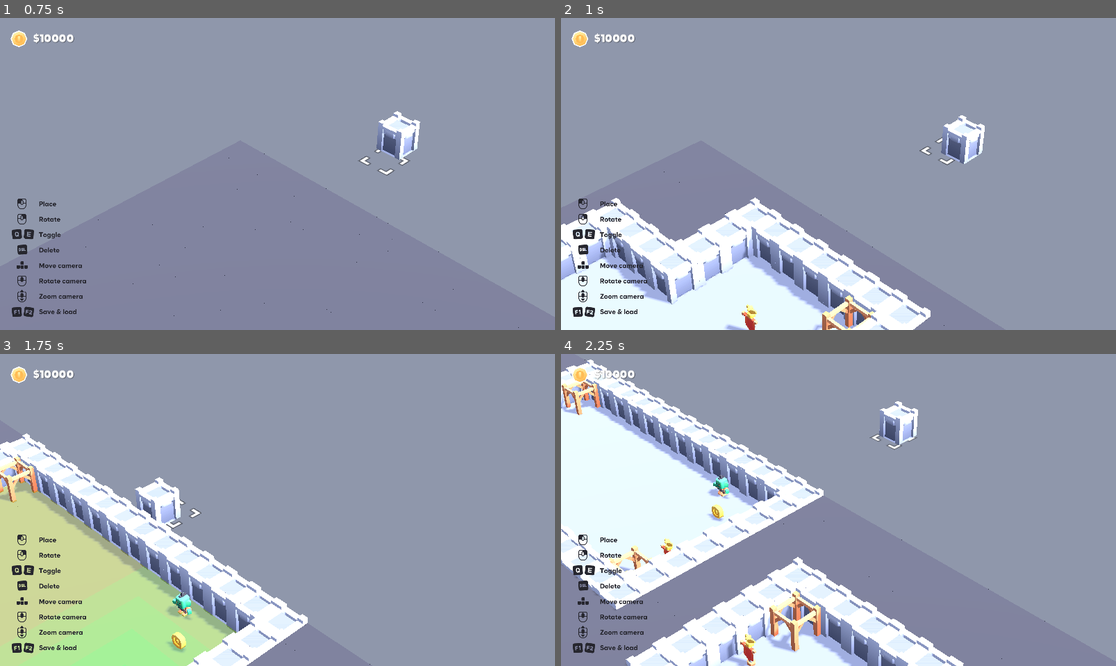
Above: before the commit, frames 1-4 (two rows, left to right).
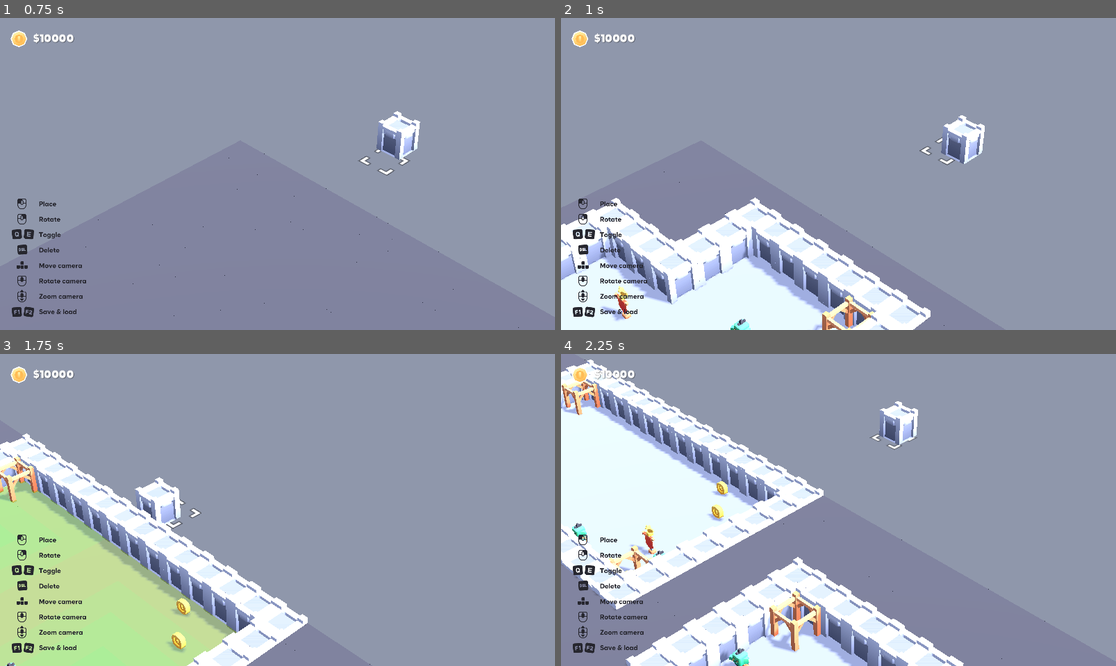
Above: after the commit, the same moments.

Repository: ufjf-gamelab/pcglab3d
Game: Godot game, scene res://scenes/main.tscn
Same seed, same stepped clock (60 frames per second), same inputs: the game is played once before the commit and once after it.
Inputs (mouse positions are in pixels of both pictures, inside the frame that each line leads up to):
- Up to frame 1 (0.75 s): tap Enter at 0.5 s; move the mouse to (399, 158) at 0.52 s; hold D (move_right) from 0.53 s (still down); hold H (ca_generate_dungeon) from 0.53 s (still down)
- Up to frame 2 (1 s): keep holding D (move_right); keep holding H (ca_generate_dungeon); tap G (generate_dungeon) at 0.8 s
- Up to frame 3 (1.75 s): move the mouse to (166, 525) at 1.27 s; release D (move_right) at 1.28 s; release H (ca_generate_dungeon) at 1.28 s; hold S (move_back) from 1.28 s (still down); tap G (generate_dungeon) at 1.35 s; tap 3 (show_banners_heatmaps) at 1.55 s
- Up to frame 4 (2.25 s): move the mouse to (894, 441) at 2.02 s; release S (move_back) at 2.03 s; hold D (move_right) from 2.03 s (still down); hold 3 (show_banners_heatmaps) from 2.03 s (still down)

Frame 1 is identical in both runs. In frame 2, 0.4% of the frame differs, in the area x 7-36%, y 85-100%; in frame 3, 0.4%; in frame 4, 0.9%, in the area x 2-36%, y 38-100%.

Commit message:
feat: adiciona salas com mais de um elemento do mesmo tipo e cria  botão de recalculo de heatmaps

Diff:
--- a/project.godot
+++ b/project.godot
@@ -150,6 +150,11 @@
 "events": [Object(InputEventKey,"resource_local_to_scene":false,"resource_name":"","device":-1,"window_id":0,"alt_press …(192 unchanged characters)…
 ]
 }
+recalculate_heatmaps={
+"deadzone": 0.2,
+"events": [Object(InputEventKey,"resource_local_to_scene":false,"resource_name":"","device":-1,"window_id":0,"alt_pressed":false,"shift_pressed":false,"ctrl_pressed":false,"meta_pressed":false,"pressed":false,"keycode":0,"physical_keycode":82,"key_label":0,"unicode":114,"location":0,"echo":false,"script":null)
+]
+}
 
 [layer_names]
 
--- a/scripts/ca_dungeon_generator.gd
+++ b/scripts/ca_dungeon_generator.gd
@@ -23,10 +23,10 @@
 func generate_dungeon_ca(gridmap: GridMap, map_size: int = UGen.MAP_SIZE, room_count: int = UGen.ROOM_COUNT):
 	print("Gerando Dungeon...")
 	UGen.portal_links = {}
-	UGen.heatmaps["enemies"] = []
-	UGen.heatmaps["coins"] = []
-	UGen.heatmaps["banners"] = []
-	UGen.heatmaps["combined"] = []
+	UHeat.heatmaps["enemies"] = []
+	UHeat.heatmaps["coins"] = []
+	UHeat.heatmaps["banners"] = []
+	UHeat.heatmaps["combined"] = []
 
 	# Limpa as salas existentes
 	UGen.rooms.clear()
--- a/scripts/dungeon_generator.gd
+++ b/scripts/dungeon_generator.gd
@@ -30,10 +30,10 @@
 func generate_dungeon(gridmap: GridMap, map_size: int = UGen.MAP_SIZE, room_count: int = UGen.ROOM_COUNT):
 	print("Gerando Dungeon...")
 	UGen.portal_links = {}
-	UGen.heatmaps["enemies"] = []
-	UGen.heatmaps["coins"] = []
-	UGen.heatmaps["banners"] = []
-	UGen.heatmaps["combined"] = []
+	UHeat.heatmaps["enemies"] = []
+	UHeat.heatmaps["coins"] = []
+	UHeat.heatmaps["banners"] = []
+	UHeat.heatmaps["combined"] = []
 
 	# Limpa lista de salas
 	rect_rooms.clear()
--- a/scripts/main.gd
+++ b/scripts/main.gd
@@ -252,3 +252,7 @@
 	# Captura evento de exibir heatmap combinando influências
 	if event.is_action_pressed("show_combined_heatmaps"):
 		UHeat.toggle_combined_heatmaps(gridmap)
+
+	# Captura evento de exibir heatmap combinando influências
+	if event.is_action_pressed("recalculate_heatmaps"):
+		UHeat.recalculate_heatmaps(gridmap)
--- a/scripts/utils_dungeon_gen.gd
+++ b/scripts/utils_dungeon_gen.gd
@@ -24,11 +24,10 @@
 var firstPortal: Vector3i
 var lastPortal: Vector3i
 
-var heatmaps = {
-	"enemies": [],
-	"coins": [],
-	"banners": [],
-	"combined": []
+var room_elements_quantity = {
+	"enemies": 2,
+	"coins": 2,
+	"banners": 2
 }
 
 # Preenche o espaço todo do mapa com paredes sólidas
@@ -74,7 +73,7 @@
 	# Inicia true para spawnar player na primeira sala
 	var spawn_player = true
 	for room in UGen.rooms:
-		spawn_room_elements(gridmap, room, spawn_player)
+		spawn_room_elements(gridmap, room.duplicate(), spawn_player)
 		spawn_player = false
 	# Linka os dois últimos portais
 	UGen.portal_links[UGen.lastPortal] = UGen.firstPortal
@@ -122,43 +121,56 @@
 	available_spots.shuffle()
 
 	var last_coin_heat
-	# Posiciona a moeda no primeiro slot disponível
-	if available_spots.size() > 0:
-		var coin_pos = available_spots.pop_front()
-		gridmap.set_cell_item(coin_pos, UGen.COIN_ID)
-		# Cria heatmap da moeda
-		var heat = UHeat.create_heatmap_bfs(gridmap, coin_pos, true, "coins")
-		# Adiciona na lista de heatmaps de moedas
-		UGen.heatmaps["coins"].append(heat)
-		last_coin_heat = heat
+	var coins_heats = []
+	for _n in range(room_elements_quantity["coins"]):
+		# Posiciona a moeda no primeiro slot disponível
+		if available_spots.size() > 0:
+			var coin_pos = available_spots.pop_front()
+			gridmap.set_cell_item(coin_pos, UGen.COIN_ID)
+			# Cria heatmap da moeda
+			var heat = UHeat.create_heatmap_bfs(gridmap, coin_pos, true, "coins")
+			# Adiciona na lista de heatmaps de moedas
+			last_coin_heat = heat
+			coins_heats.append(last_coin_heat)
+	# Cria heatmap combinado de moedas da sala
+	var combined_coins_heat = UHeat.create_same_element_type_combined_heatmap(coins_heats)
+	UHeat.heatmaps["coins"].append(combined_coins_heat)
 
 	var last_enemy_heat
-	# Posiciona o NPC no próximo slot disponível
-	if available_spots.size() > 0:
-		var npc_pos = available_spots.pop_front()
-		gridmap.set_cell_item(npc_pos, UGen.NPC_ID)
-		# Cria heatmap do inimigo
-		var heat = UHeat.create_heatmap_bfs(gridmap, npc_pos, false, "enemies")
-		# Adiciona na lista de heatmaps de inimigos
-		UGen.heatmaps["enemies"].append(heat)
-		last_enemy_heat = heat
+	var enemies_heats = []
+	for _n in range(room_elements_quantity["enemies"]):
+		# Posiciona o NPC no próximo slot disponível
+		if available_spots.size() > 0:
+			var npc_pos = available_spots.pop_front()
+			gridmap.set_cell_item(npc_pos, UGen.NPC_ID)
+			# Cria heatmap do inimigo
+			var heat = UHeat.create_heatmap_bfs(gridmap, npc_pos, false, "enemies")
+			# Adiciona na lista de heatmaps de inimigos
+			last_enemy_heat = heat
+			enemies_heats.append(last_enemy_heat)
+	# Cria heatmap combinado de inimigos da sala
+	var combined_enemies_heat = UHeat.create_same_element_type_combined_heatmap(enemies_heats)
+	UHeat.heatmaps["enemies"].append(combined_enemies_heat)
 
 	var last_banner_heat
-	# Posiciona o estandarte no próximo slot disponível
-	if available_spots.size() > 0:
-		var banner_pos = available_spots.pop_front()
-		gridmap.set_cell_item(banner_pos, UGen.BANNER_ID)
-		# Cria heatmap do estandarte
-		var heat = UHeat.create_heatmap_bfs(gridmap, banner_pos, true, "banners")
-		# Adiciona na lista de heatmaps de estandartes
-		UGen.heatmaps["banners"].append(heat)
-		last_banner_heat = heat
+	var banners_heats = []
+	for _n in range(room_elements_quantity["banners"]):
+		# Posiciona o estandarte no próximo slot disponível
+		if available_spots.size() > 0:
+			var banner_pos = available_spots.pop_front()
+			gridmap.set_cell_item(banner_pos, UGen.BANNER_ID)
+			# Cria heatmap do estandarte
+			var heat = UHeat.create_heatmap_bfs(gridmap, banner_pos, true, "banners")
+			# Adiciona na lista de heatmaps de estandartes
+			last_banner_heat = heat
+			banners_heats.append(last_banner_heat)
+	# Cria heatmap combinado de banners da sala
+	var combined_banners_heat = UHeat.create_same_element_type_combined_heatmap(banners_heats)
+	UHeat.heatmaps["banners"].append(combined_banners_heat)
 
-	#var last_banner_heat = UGen.heatmaps["banners"][len(UGen.heatmaps["banners"]) - 1]
-	#var last_enemy_heat = UGen.heatmaps["enemies"][len(UGen.heatmaps["enemies"]) - 1]
-	#var last_coin_heat = UGen.heatmaps["coins"][len(UGen.heatmaps["coins"]) - 1]
-	var combined_heat = UHeat.create_combined_heatmap(last_banner_heat, last_enemy_heat, last_coin_heat)
-	UGen.heatmaps["combined"].append(combined_heat)
+	# Cria heatmap combinado de todos os elementos de uma sala
+	var combined_heat = UHeat.create_combined_heatmap(combined_banners_heat, combined_enemies_heat, combined_coins_heat)
+	UHeat.heatmaps["combined"].append(combined_heat)
 
 	# Posiciona o spawn do player se for nesta sala
 	if spawn_player and available_spots.size() > 0:
--- a/scripts/utils_heatmap.gd
+++ b/scripts/utils_heatmap.gd
@@ -19,10 +19,27 @@
 	"banners": 5,
 }
 
+var heatmaps = {
+	"enemies": [],
+	"coins": [],
+	"banners": [],
+	"combined": []
+}
+
 var enemy_heatmap_visible := false
 var coin_heatmap_visible := false
 var banner_heatmap_visible := false
 var combined_heatmap_visible := false
+
+func create_same_element_type_combined_heatmap(type_heatmaps):
+	var combined_type_heat = {}
+	for heat in type_heatmaps:
+		for cell in heat.keys():
+			if combined_type_heat.has(cell):
+				combined_type_heat[cell] += heat[cell]
+			else:
+				combined_type_heat[cell] = heat[cell]
+	return combined_type_heat
 
 func create_heatmap_bfs(gridmap: GridMap, start_cell: Vector3i, positive_influence: bool, element: String):
 	# Estruturas para o BFS
@@ -60,19 +77,19 @@
 	return heatmap
 
 # Cria heatmap combinando elementos da sala
-func create_combined_heatmap(last_banner_heat, last_enemy_heat, last_coin_heat):
+func create_combined_heatmap(banners_heat, enemies_heat, coins_heat):
 	var combined_heat = {}
 
-	for key in last_coin_heat.keys():
-		combined_heat[key] = last_banner_heat[key] + last_enemy_heat[key] + last_coin_heat[key]
+	for key in coins_heat.keys():
+		combined_heat[key] = banners_heat[key] + enemies_heat[key] + coins_heat[key]
 
 	return combined_heat
 
-func show_heatmaps(gridmap: GridMap, heatmaps, cell_size := 1.0):
+func show_heatmaps(gridmap: GridMap, element_heatmaps, cell_size := 1.0):
 	var total_instances := 0
 	var global_max := 0
 	var global_min := 10000
-	for heatmap in heatmaps:
+	for heatmap in element_heatmaps:
 		total_instances += heatmap.size()
 		for value in heatmap.values():
 			global_max = max(global_max, value)
@@ -95,7 +112,7 @@
 	heatmap_multimesh.material_override = mat
 
 	var i := 0
-	for heatmap in heatmaps:
+	for heatmap in element_heatmaps:
 		for cell: Vector3i in heatmap.keys():
 			var intensity
 			if ((heatmap[cell]) == 0):
@@ -122,7 +139,7 @@
 		heatmap_multimesh.visible = false
 		enemy_heatmap_visible = false
 	else:
-		var enemies_heatmaps = UGen.heatmaps["enemies"]
+		var enemies_heatmaps = heatmaps["enemies"]
 		show_heatmaps(gridmap, enemies_heatmaps)
 		enemy_heatmap_visible = true
 
@@ -131,7 +148,7 @@
 		heatmap_multimesh.visible = false
 		coin_heatmap_visible = false
 	else:
-		var coins_heatmaps = UGen.heatmaps["coins"]
+		var coins_heatmaps = heatmaps["coins"]
 		show_heatmaps(gridmap, coins_heatmaps)
 		coin_heatmap_visible = true
 
@@ -140,7 +157,7 @@
 		heatmap_multimesh.visible = false
 		banner_heatmap_visible = false
 	else:
-		var banners_heatmaps = UGen.heatmaps["banners"]
+		var banners_heatmaps = heatmaps["banners"]
 		show_heatmaps(gridmap, banners_heatmaps)
 		banner_heatmap_visible = true
 
@@ -149,7 +166,50 @@
 		heatmap_multimesh.visible = false
 		combined_heatmap_visible = false
 	else:
-		var combined_heatmaps = UGen.heatmaps["combined"]
+		var combined_heatmaps = heatmaps["combined"]
 		# Criar nova funcao para exibir cores sem necessidade de passar influencia?
 		show_heatmaps(gridmap, combined_heatmaps)
 		combined_heatmap_visible = true
+
+func recalculate_heatmaps(gridmap: GridMap):
+	heatmaps["enemies"] = []
+	heatmaps["coins"] = []
+	heatmaps["banners"] = []
+	heatmaps["combined"] = []
+
+	heatmap_multimesh.visible = false
+	combined_heatmap_visible = false
+	banner_heatmap_visible = false
+	coin_heatmap_visible = false
+	enemy_heatmap_visible = false
+
+	var room_enemies_heatmaps
+	var room_coins_heatmaps
+	var room_banners_heatmaps
+	for room in UGen.rooms:
+		room_enemies_heatmaps = []
+		room_coins_heatmaps = []
+		room_banners_heatmaps = []
+		for pos in room:
+			match gridmap.get_cell_item(pos):
+				UGen.NPC_ID:
+					var heat = create_heatmap_bfs(gridmap, pos, false, "enemies")
+					room_enemies_heatmaps.append(heat)
+				UGen.COIN_ID:
+					var heat = create_heatmap_bfs(gridmap, pos, true, "coins")
+					room_coins_heatmaps.append(heat)
+				UGen.BANNER_ID:
+					var heat = create_heatmap_bfs(gridmap, pos, true, "banners")
+					room_banners_heatmaps.append(heat)
+		# Cria heatmap combinado de moedas da sala
+		var combined_coins_heat = create_same_element_type_combined_heatmap(room_coins_heatmaps)
+		UHeat.heatmaps["coins"].append(combined_coins_heat)
+		# Cria heatmap combinado de inimigos da sala
+		var combined_enemies_heat = create_same_element_type_combined_heatmap(room_enemies_heatmaps)
+		UHeat.heatmaps["enemies"].append(combined_enemies_heat)
+		# Cria heatmap combinado de banners da sala
+		var combined_banners_heat = create_same_element_type_combined_heatmap(room_banners_heatmaps)
+		UHeat.heatmaps["banners"].append(combined_banners_heat)
+		# Cria heatmap combinado de todos os elementos de uma sala
+		var combined_heat = UHeat.create_combined_heatmap(combined_banners_heat, combined_enemies_heat, combined_coins_heat)
+		UHeat.heatmaps["combined"].append(combined_heat)
